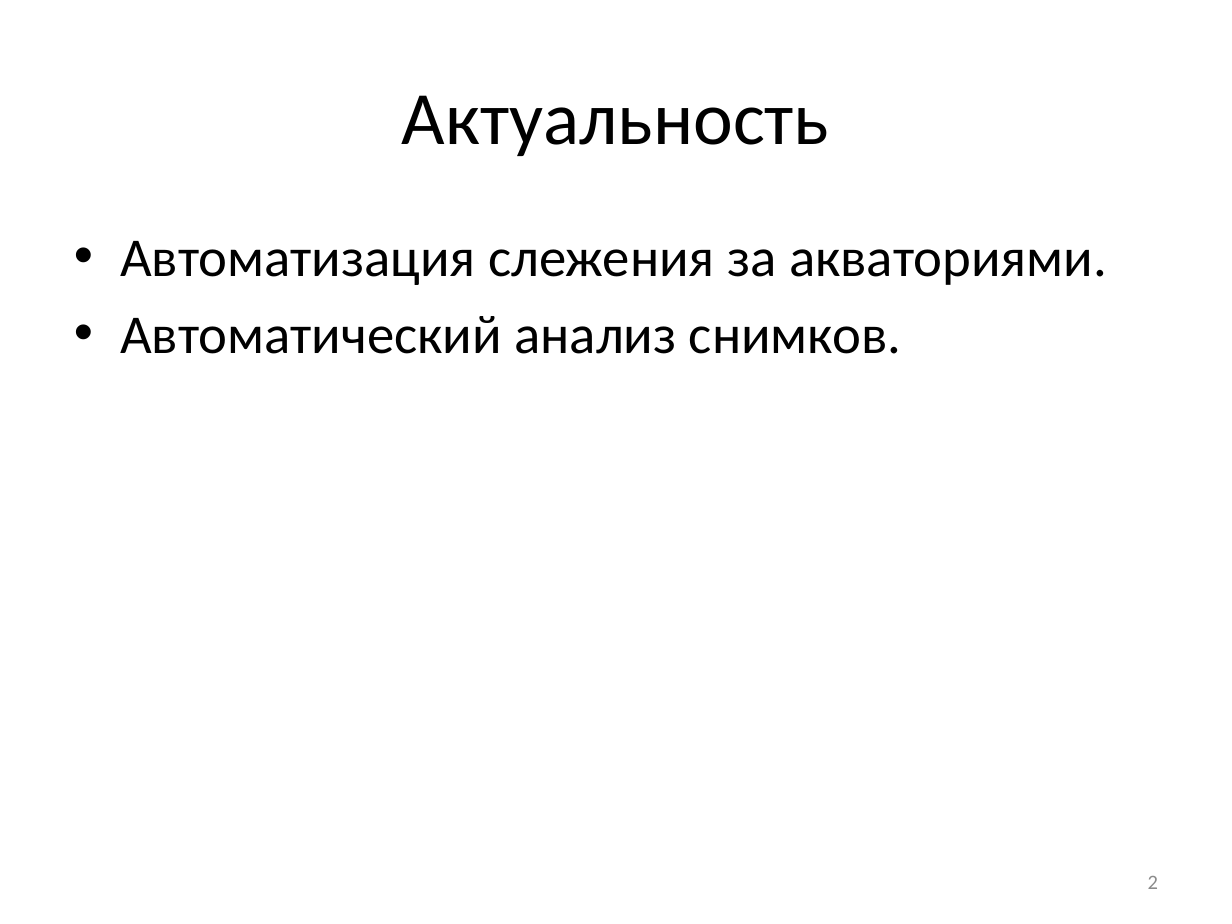
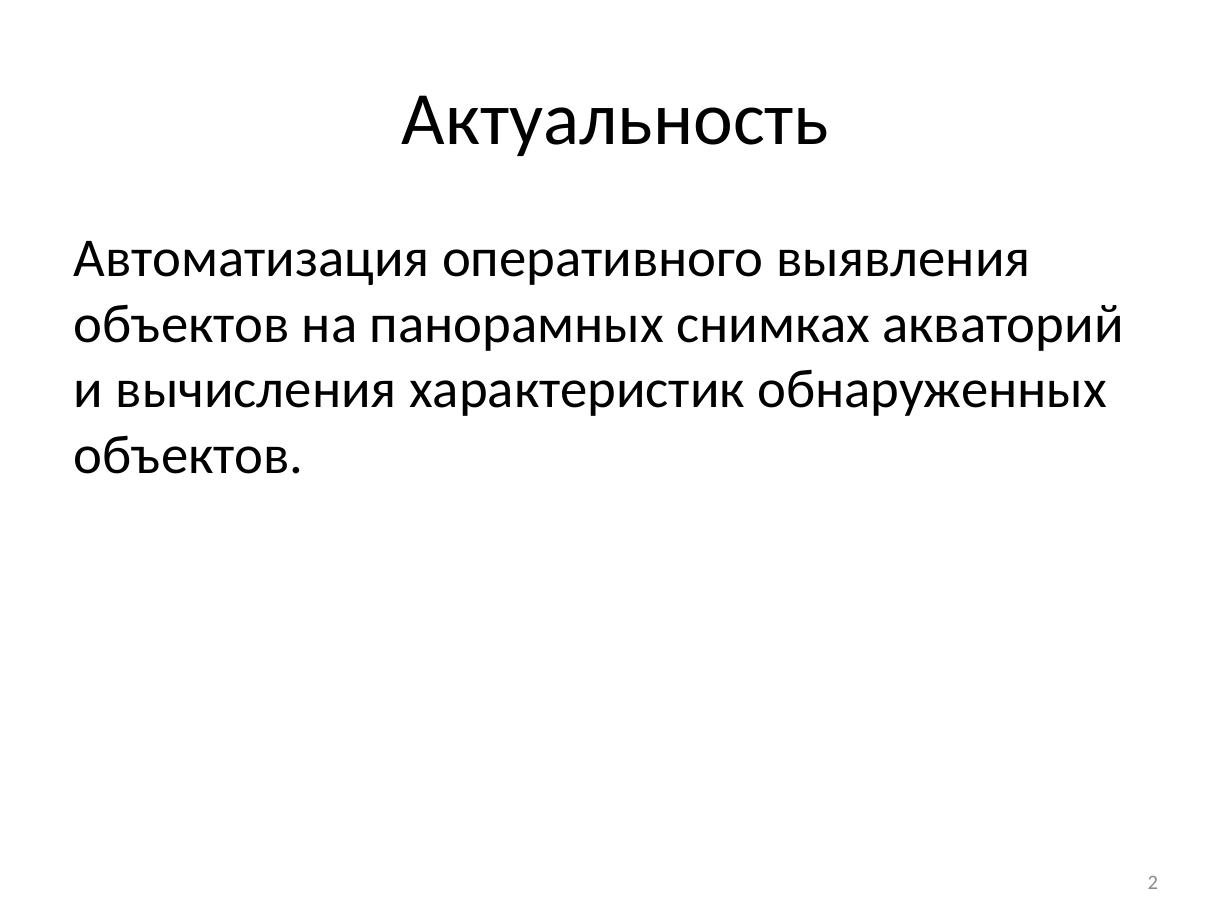
Before and after one commit to NecroArt/Diploma, a slide deck: slide 2 of docs/parts/conference.pptx. Drawn at 1232x924 pixels with LibreOffice and Linux fonts; fonts in the diff are those of the drawing. Boxes give left, top, right and bottom in pixels: in the first picture for what was removed or moved away, otherwise in the second. Text is boxed around its words. In the diff, an @@ line names an element or a change of style, - is before the commit and + after.

```diff
--- a/docs/parts/conference.pptx
+++ b/docs/parts/conference.pptx
@@ text at [74,241,1123,474]: text changed @@
-• Автоматизация слежения за акваториями.
-• Автоматический анализ снимков.
+Автоматизация оперативного выявления объектов на панорамных снимках акваторий и вычисления характеристик обнаруженных объектов.
```
Also in this commit, not shown: 5 other slides changed, 2 slides added, 1 slide removed, 13 other files.
